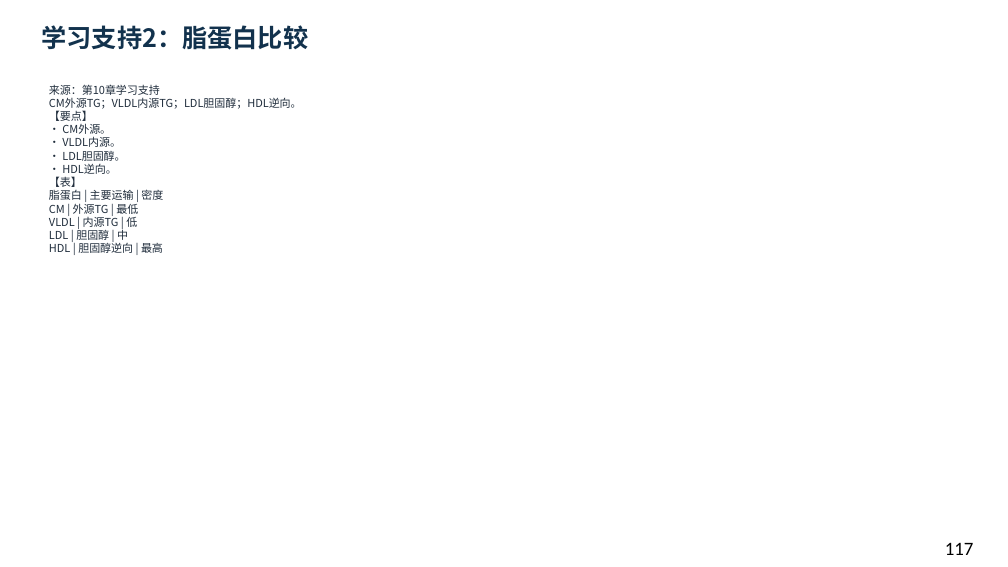
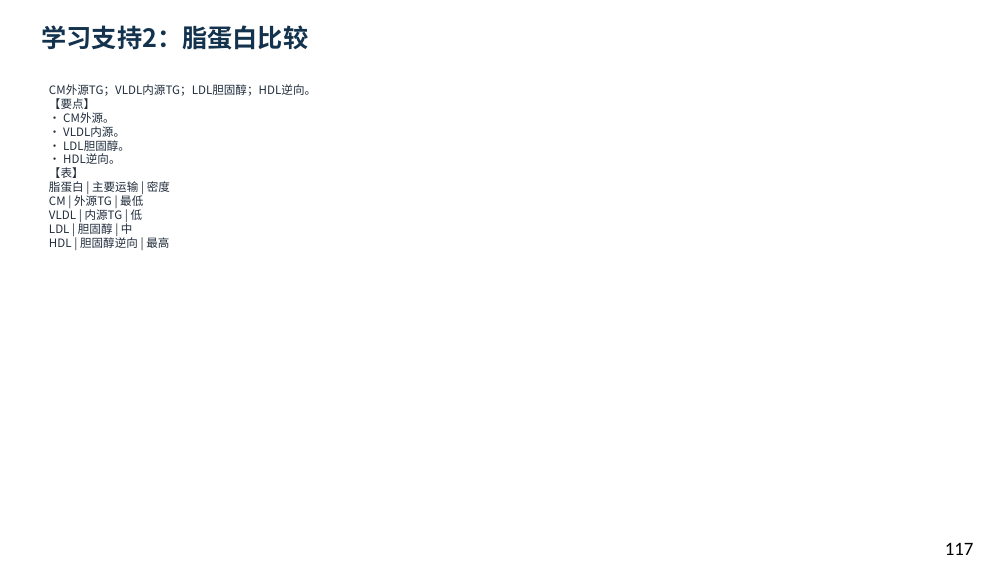
Before and after one commit to newkan-li/Biochemistry, a slide deck: slide 117 of downloads/bc10-ai-style.pptx. Drawn at 1008x567 pixels with LibreOffice and Linux fonts; fonts in the diff are those of the drawing. Boxes give left, top, right and bottom in pixels: in the first picture for what was removed or moved away, otherwise in the second. Text is boxed around its words. In the diff, an @@ line names an element or a change of style, - is before the commit and + after.

```diff
--- a/downloads/bc10-ai-style.pptx
+++ b/downloads/bc10-ai-style.pptx
@@ text at [49,84,316,248]: text changed; size 10.5 to 11 pt @@
-来源：第10章学习支持
-CM外源TG；VLDL内源TG；LDL胆固醇；HDL逆向。
-【要点】
-• CM外源。
-• VLDL内源。
-• LDL胆固醇。
-• HDL逆向。
-【表】
-脂蛋白 | 主要运输 | 密度
-CM | 外源TG | 最低
-VLDL | 内源TG | 低
-LDL | 胆固醇 | 中
-HDL | 胆固醇逆向 | 最高
+CM外源TG；VLDL内源TG；LDL胆固醇；HDL逆向。
+【要点】
+• CM外源。
+• VLDL内源。
+• LDL胆固醇。
+• HDL逆向。
+【表】
+脂蛋白 | 主要运输 | 密度
+CM | 外源TG | 最低
+VLDL | 内源TG | 低
+LDL | 胆固醇 | 中
+HDL | 胆固醇逆向 | 最高
```
Also in this commit, not shown: 122 other slides changed, 4 other files.
